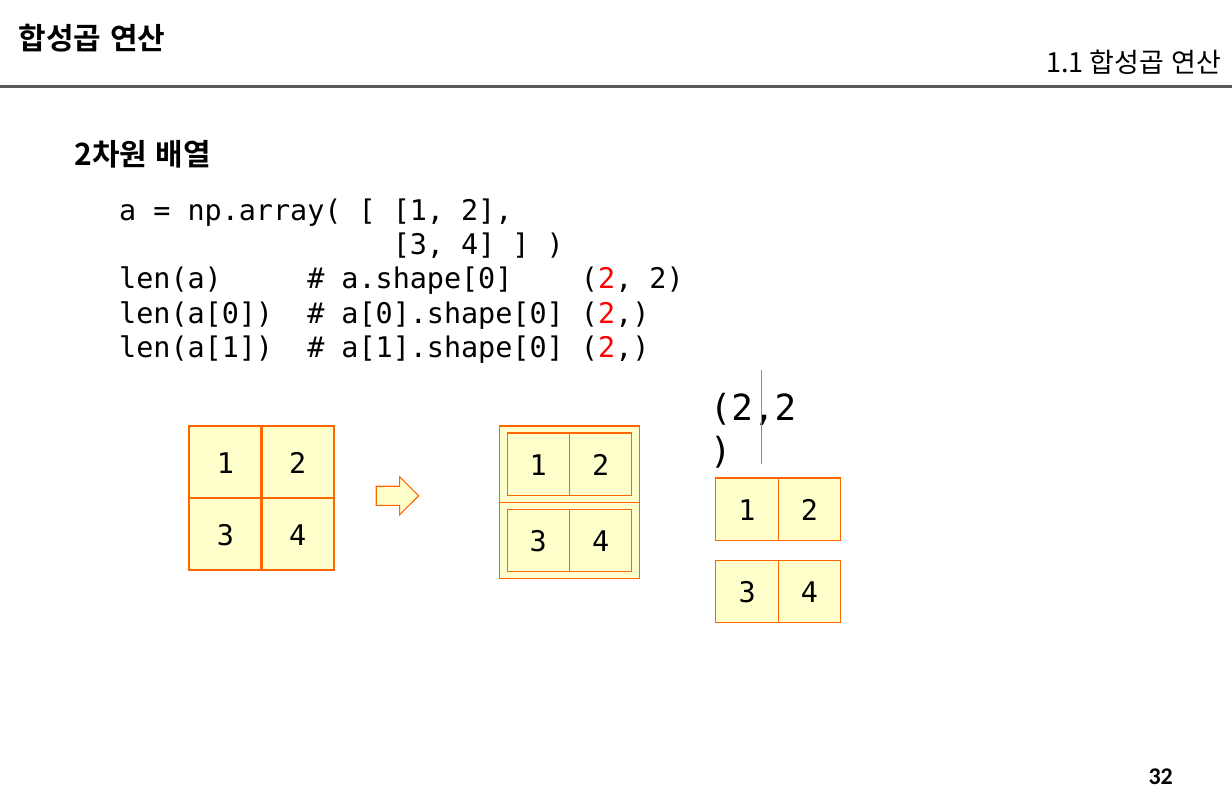
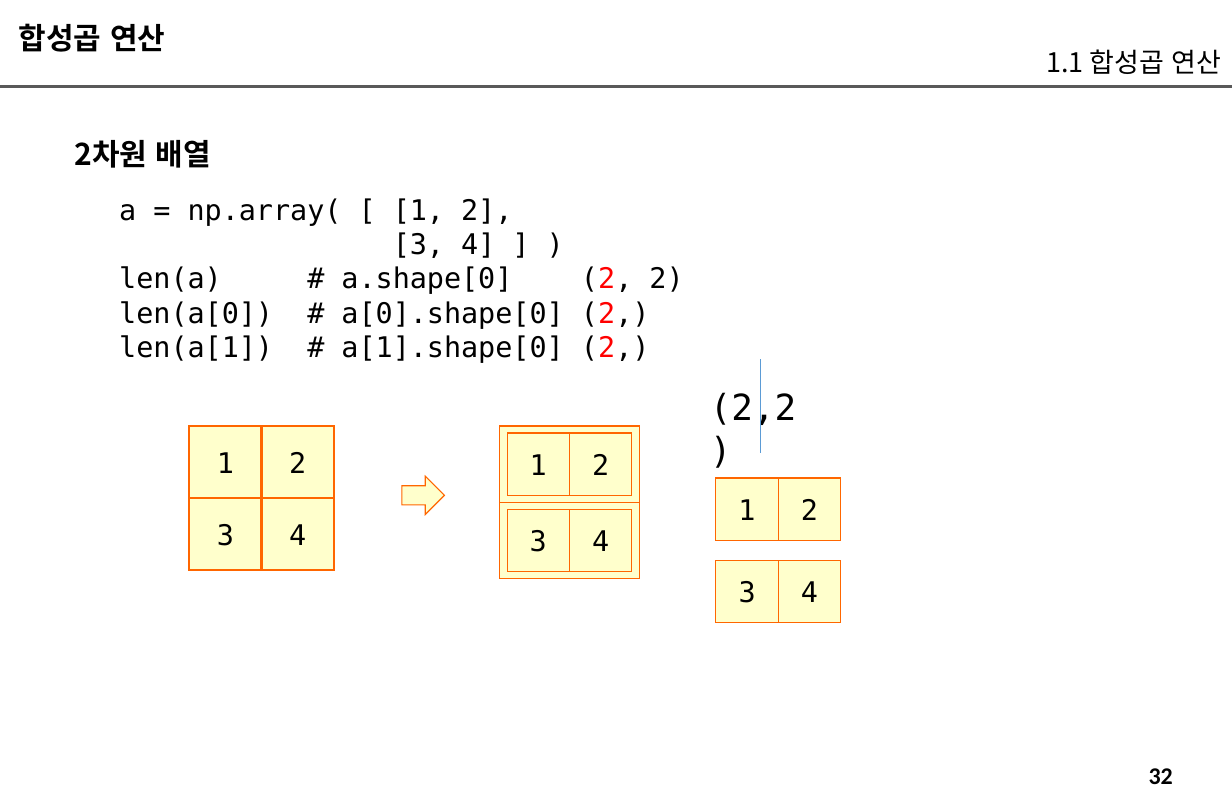
Before and after one commit to imguru-mooc/AI_CNN, a slide deck: slide 32 of 교재_판서_1.pptx. Drawn at 1232x809 pixels with LibreOffice and Linux fonts; fonts in the diff are those of the drawing. Boxes give left, top, right and bottom in pixels: in the first picture for what was removed or moved away, otherwise in the second. Text is boxed around its words. In the diff, an @@ line names an element or a change of style, - is before the commit and + after.

```diff
--- a/교재_판서_1.pptx
+++ b/교재_판서_1.pptx
@@ line moved from (761, 370) - (761, 464) to (761, 359) - (761, 453) @@
@@ right arrow: place and size @@
-right arrow at <box>377,477,419,515</box>
+right arrow at <box>402,477,444,515</box>
```
Also in this commit, not shown: 24 other slides changed, 2 slides added.
